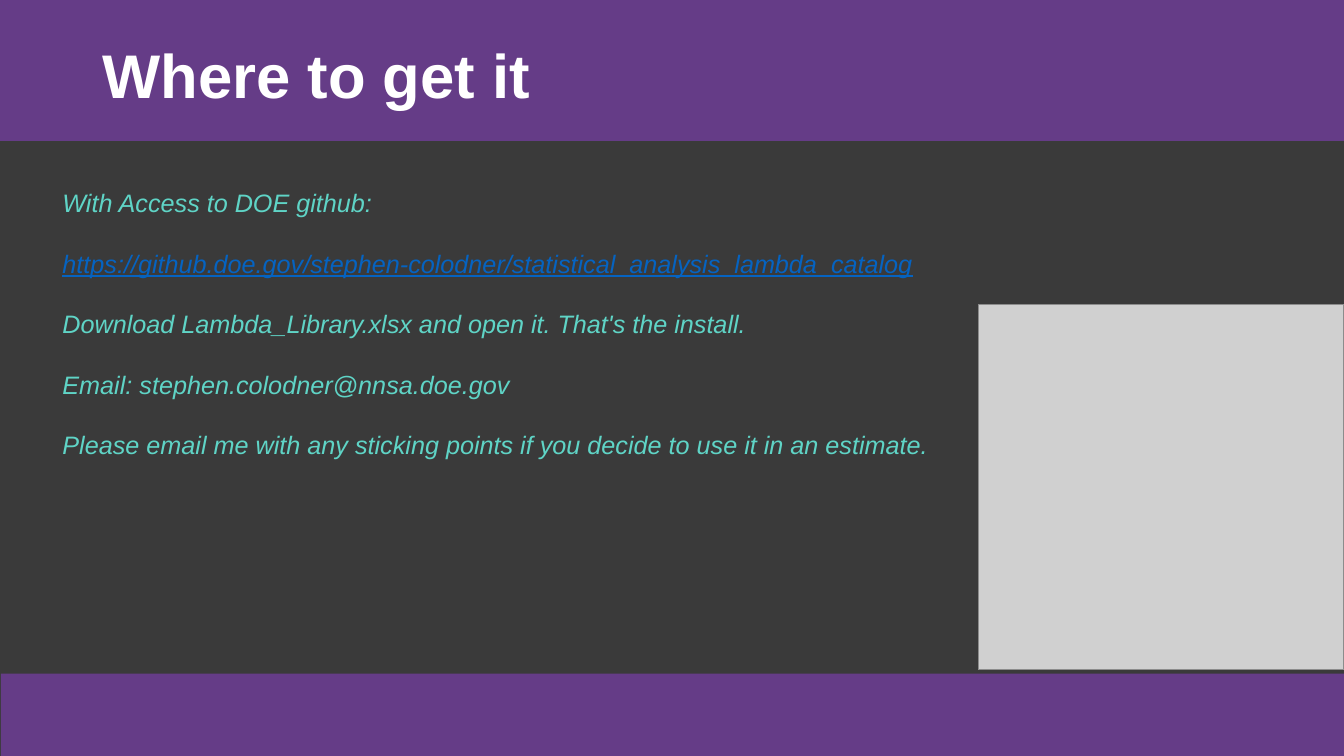
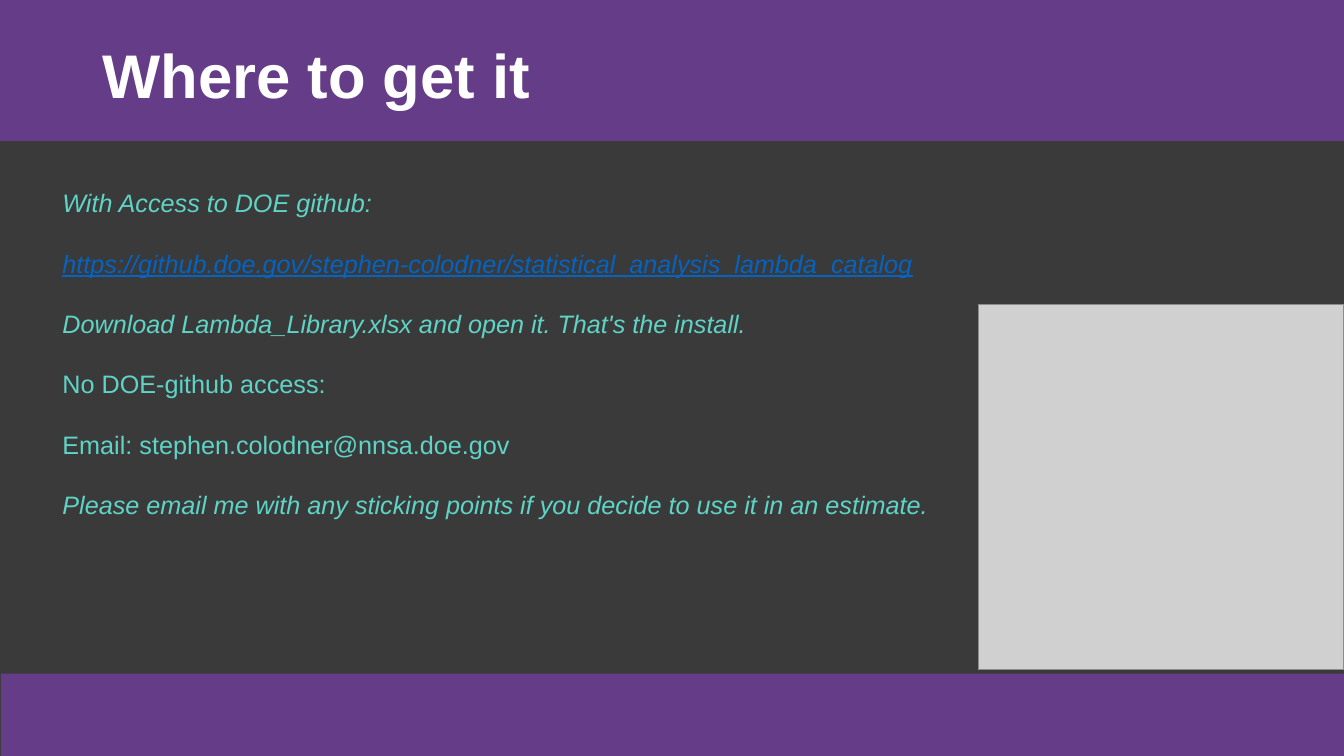
Before and after one commit to colodnerdata/Statistical_Analysis_Lambda_Catalog, a slide deck: slide 37 of Presentations/Excel is Turing Complete CECOP Colodner.pptx. Drawn at 1344x756 pixels with LibreOffice and Linux fonts; fonts in the diff are those of the drawing; grey boxes stand for pictures. Boxes give left, top, right and bottom in pixels: in the first picture for what was removed or moved away, otherwise in the second. Text is boxed around its words. In the diff, an @@ line names an element or a change of style, - is before the commit and + after.

```diff
--- a/Presentations/Excel is Turing Complete CECOP Colodner.pptx
+++ b/Presentations/Excel is Turing Complete CECOP Colodner.pptx
@@ text at (62,375,325,398): paragraph added @@
+No DOE-github access:
@@ text at (62,436,509,459): italic off in "Email: stephen.colodner@nnsa.doe.gov" @@
```
Also in this commit, not shown: 12 other slides changed, 1 slide added, 1 slide removed, 2 other files.
